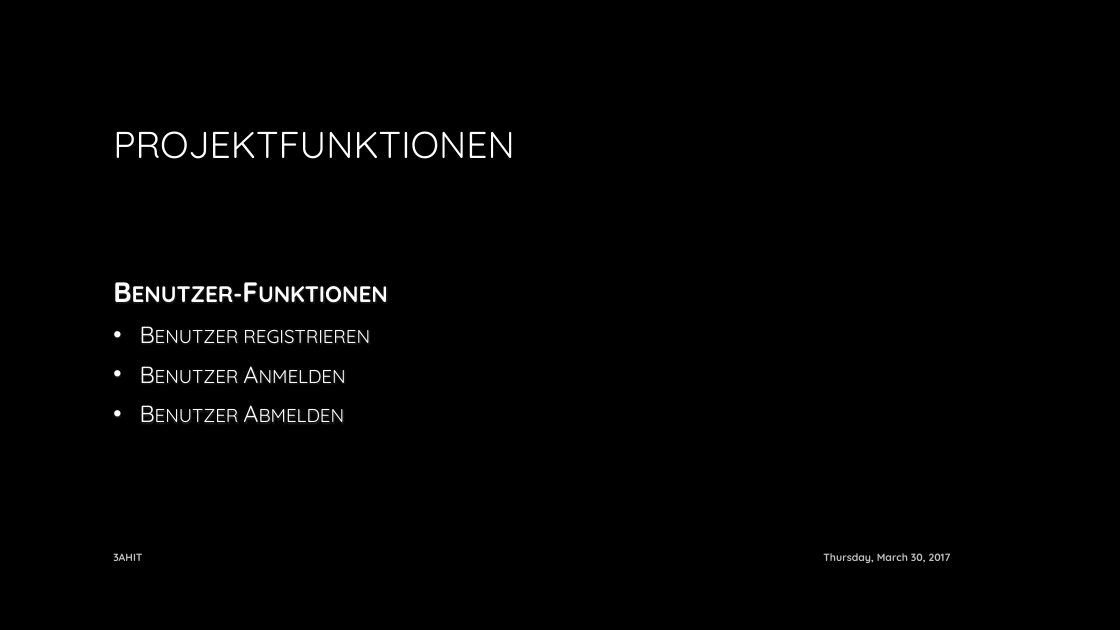
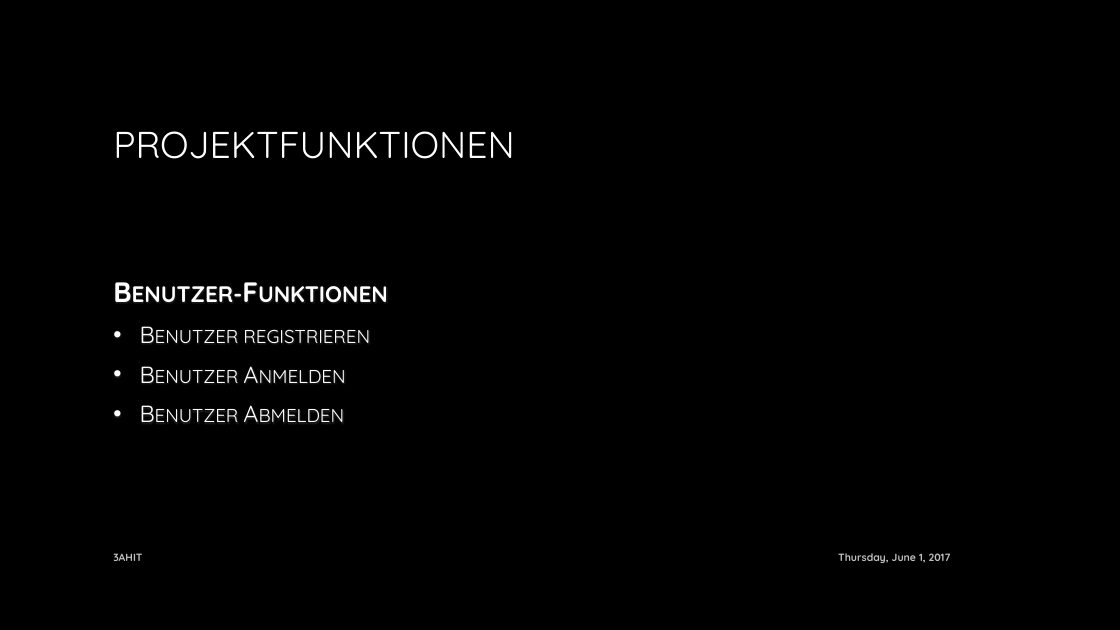
Before and after one commit to janpilu/Doener-Spotted, a slide deck: slide 6 of Döner_Spotted_Zwischenstand.pptx. Drawn at 1120x630 pixels with LibreOffice and Linux fonts; fonts in the diff are those of the drawing; background and template pictures are left out. Boxes give left, top, right and bottom in pixels: in the first picture for what was removed or moved away, otherwise in the second. Text is boxed around its words. In the diff, an @@ line names an element or a change of style, - is before the commit and + after.

```diff
--- a/Döner_Spotted_Zwischenstand.pptx
+++ b/Döner_Spotted_Zwischenstand.pptx
@@ text at box(838, 553, 951, 563): text changed @@
-Thursday, March 30, 2017
+Thursday, June 1, 2017
```
Also in this commit, not shown: 9 other slides changed.
